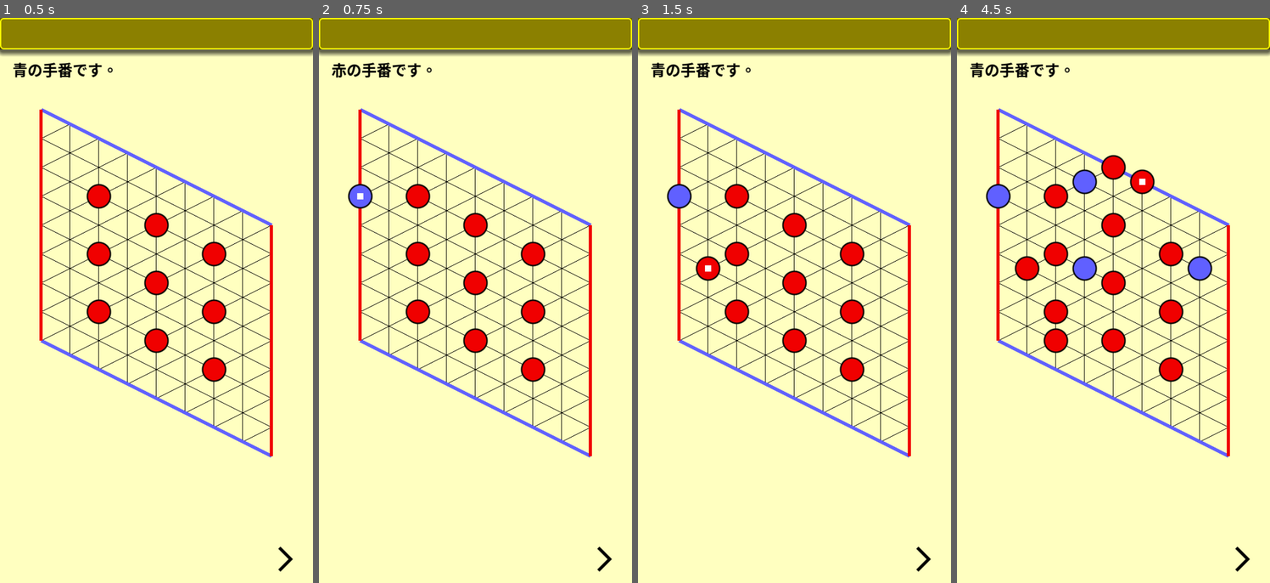
Above: before the commit, frames 1-4 (left to right).
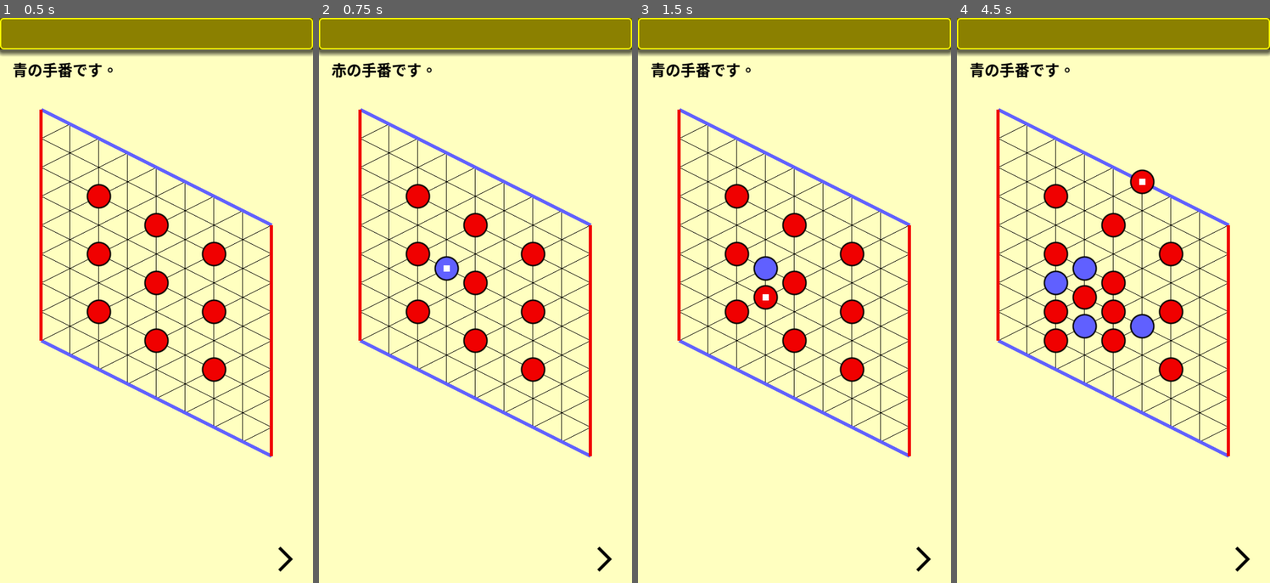
Above: after the commit, the same moments.

Repository: vivisuke/HexGame
Game: Godot game, scene res://main.tscn
Two runs of this game, one before a commit and one after it. Both use one fixed random seed, a clock stepped at 60 frames per second and the inputs below.
Inputs (mouse positions are in pixels of both pictures, inside the frame that each line leads up to):
- Up to frame 1 (0.5 s): no input
- Up to frame 2 (0.75 s): click (603, 560) at 0.5 s
- Up to frame 3 (1.5 s): click (922, 560) at 1.25 s
- Up to frame 4 (4.5 s): click (1241, 560) at 2 s; tap Enter at 2.75, 4.25 s; move the mouse to (1182, 272) at 2.77 s; click (1182, 272) at 2.92 s; tap Space at 3.5 s; move the mouse to (1050, 328) at 3.52 s; click (1050, 328) at 3.67 s; move the mouse to (1144, 176) at 4.27 s; click (1144, 176) at 4.42 s

Frame 1 is identical in both runs. In frame 2, 0.6% of the frame differs, in the area x 9-45%, y 29-47%; in frame 3, 1.1%; in frame 4, 2.9%, in the area x 9-82%, y 24-57%.

Commit message:
0030 ◎ C 01/25 01/26 0.001│ToDo│マウスクリックで着手可能に

Diff:
--- a/hexgame/scripts/Board.gd
+++ b/hexgame/scripts/Board.gd
@@ -98,6 +98,22 @@
 		for x in range(N_HORZ):
 			if m_cells[xyToIndex(x, y)] == EMPTY: lst.push_back(Vector2(x, y))
 	print("lst.size = ", lst.size())
+	if lst.size() != 0:
+		return lst[randi() % lst.size()]
+	else:
+		return Vector2(-1, -1)
+func sel_move_maxeval() -> Vector2:
+	var lst : PackedVector2Array
+	var mxev = -1
+	for y in range(N_HORZ):
+		for x in range(N_HORZ):
+			var ix = xyToIndex(x, y)
+			if m_eval[ix] > mxev:
+				mxev = m_eval[ix]
+				lst.clear()
+				lst.push_back(Vector2(x, y))
+			elif m_eval[ix] == mxev:
+				lst.push_back(Vector2(x, y))
 	if lst.size() != 0:
 		return lst[randi() % lst.size()]
 	else:
@@ -208,18 +224,34 @@
 		get_shortest_path_sub(xyToIndex(x, 0))
 		x = min_dist_x(N_HORZ-1)
 		get_shortest_path_sub(xyToIndex(x, N_HORZ-1))
+func is_black_or_white(ix):
+	return m_cells[ix] == BLACK || m_cells[ix] == WHITE
 func eval_empty():
 	m_eval.fill(0)
 	for y in range(N_HORZ):
 		for x in range(N_HORZ):
 			var ix = xyToIndex(x, y)
 			if m_cells[ix] == EMPTY:
+				m_eval[ix] += 1
 				if m_cells[ix-ARY_WIDTH] != EMPTY && m_cells[ix-ARY_WIDTH] == m_cells[ix+ARY_WIDTH]:
 					m_eval[ix] += 100
 				if m_cells[ix-ARY_WIDTH+1] != EMPTY && m_cells[ix-ARY_WIDTH+1] == m_cells[ix+ARY_WIDTH-1]:
 					m_eval[ix] += 100
 				if m_cells[ix-1] != EMPTY && m_cells[ix-1] == m_cells[ix+1]:
 					m_eval[ix] += 100
+				#
+				if is_black_or_white(ix-ARY_WIDTH) && m_cells[ix+ARY_WIDTH] == EMPTY:
+					m_eval[ix] += 10
+				elif is_black_or_white(ix-ARY_WIDTH+1) && m_cells[ix+ARY_WIDTH-1] == EMPTY:
+					m_eval[ix] += 10
+				elif is_black_or_white(ix-1) && m_cells[ix+1] == EMPTY:
+					m_eval[ix] += 10
+				elif is_black_or_white(ix+1) && m_cells[ix-1] == EMPTY:
+					m_eval[ix] += 10
+				elif is_black_or_white(ix+ARY_WIDTH-1) && m_cells[ix-ARY_WIDTH+1] == EMPTY:
+					m_eval[ix] += 10
+				elif is_black_or_white(ix+ARY_WIDTH) && m_cells[ix-ARY_WIDTH] == EMPTY:
+					m_eval[ix] += 10
 func _ready():
 	pass # Replace with function body.
 func _process(delta):
--- a/hexgame/scripts/main.gd
+++ b/hexgame/scripts/main.gd
@@ -74,7 +74,8 @@
 
 func _on_next_button_pressed():
 	if game_over: return
-	var pos = bd.sel_move_random()
+	#var pos = bd.sel_move_random()
+	var pos = bd.sel_move_maxeval()
 	print("put pos = ", pos)
 	do_put(pos)
 	pass # Replace with function body.
Not shown, changed: HexGame.spr
